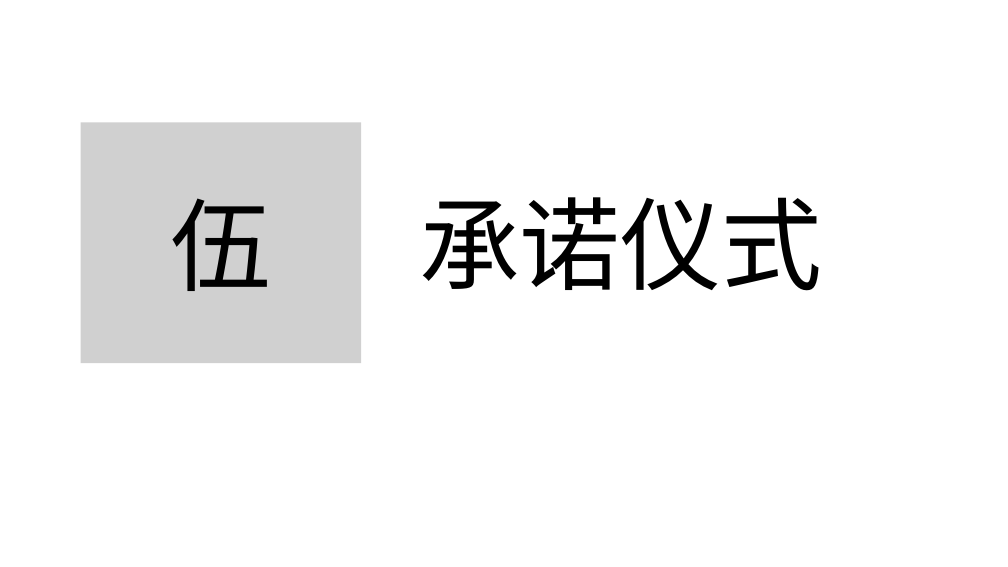
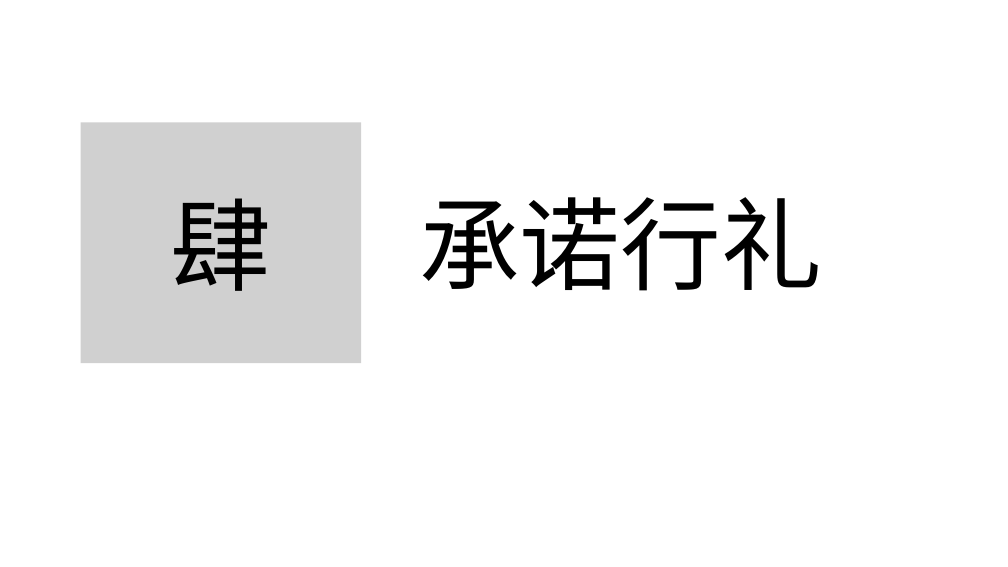
Before and after one commit to ymj3/ymj3.github.io, a slide deck: slide 9 of res/班会.pptx. Drawn at 1008x567 pixels with LibreOffice and Linux fonts; fonts in the diff are those of the drawing; grey boxes stand for pictures; background and template pictures are left out. Boxes give left, top, right and bottom in pixels: in the first picture for what was removed or moved away, otherwise in the second. Text is boxed around its words. In the diff, an @@ line names an element or a change of style, - is before the commit and + after.

```diff
--- a/res/班会.pptx
+++ b/res/班会.pptx
@@ text in picture at [171,198,272,291]: text changed @@
-伍
+肆
@@ text at [419,197,822,291]: text changed @@
-承诺仪式
+承诺行礼
```
Also in this commit, not shown: 3 other slides changed, 1 slide added, 1 slide removed.
